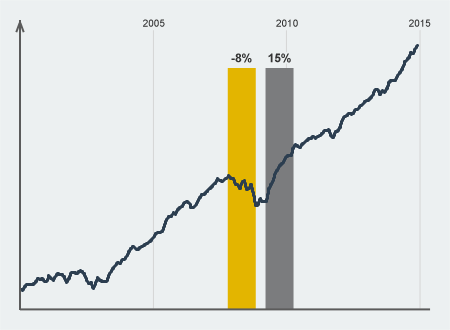
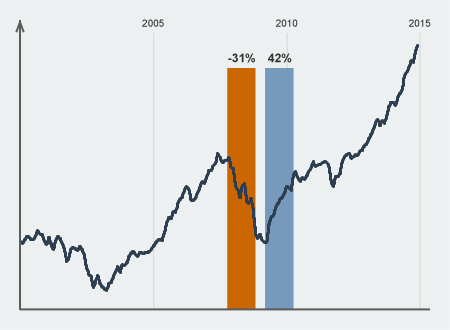
Revision of a layered w=450, h=330 image; what changed, layer by layer:
painted on "xAxis2010Text" over (276, 19, 298, 27)
painted on "xAxis2005Text" over (142, 19, 165, 27)
painted on "maxReturnText" over (268, 53, 292, 63)
painted on "maxLossText" over (228, 53, 255, 63)
painted on "expReturnCurve" over (21, 45, 418, 291)
showed "maxLossBox", painted on it over (227, 68, 256, 309)
showed "maxReturnBox", painted on it over (265, 68, 294, 309)
painted on "maxLossBoxPB" over (227, 68, 256, 309)
painted on "maxReturnBoxPB" over (265, 68, 294, 309)
painted on "xAxis2010Line" over (285, 21, 288, 309)
painted on "xAxis2005Line" over (152, 21, 155, 308)
painted on "background" over (21, 19, 421, 309)
